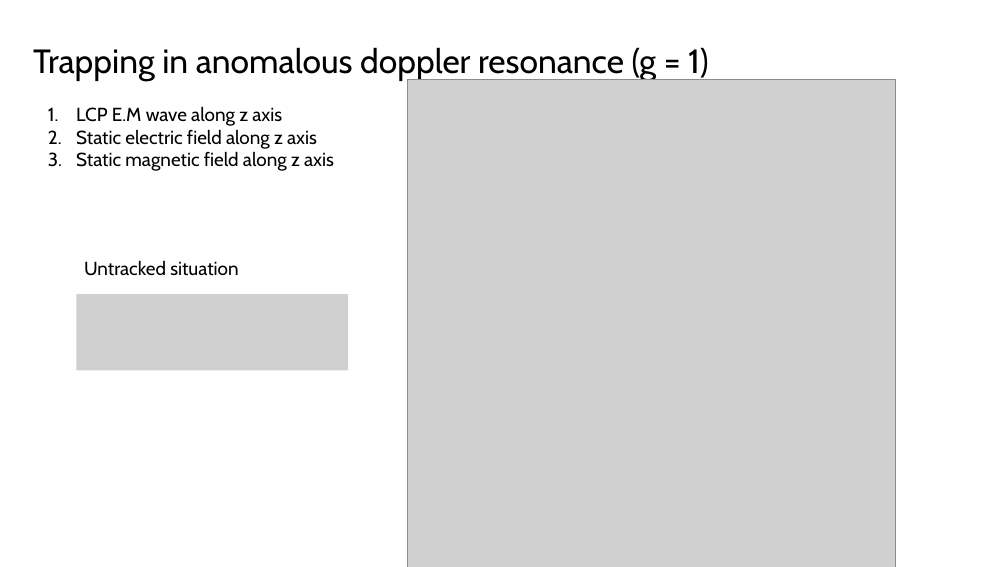
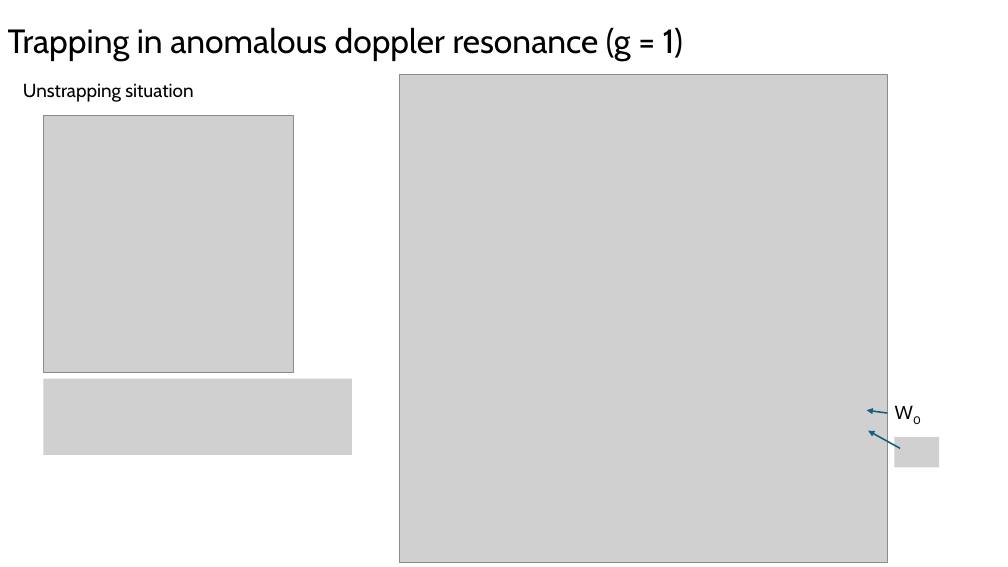
Before and after one commit to USTC-star/computer_share, a slide deck: slide 4 of paper modification/papers/Trapping analysis of a magnetic electron.pptx. Drawn at 1008x567 pixels with LibreOffice and Linux fonts; fonts in the diff are those of the drawing; grey boxes stand for pictures. Boxes give left, top, right and bottom in pixels: in the first picture for what was removed or moved away, otherwise in the second. Text is boxed around its words. In the diff, an @@ line names an element or a change of style, - is before the commit and + after.

```diff
--- a/paper modification/papers/Trapping analysis of a magnetic electron.pptx
+++ b/paper modification/papers/Trapping analysis of a magnetic electron.pptx
@@ title "Trapping in anomalous doppler resonance ..." moved from (x1=33, y1=47, x2=708, y2=81) to (x1=8, y1=27, x2=683, y2=61) @@
@@ text at (x1=23, y1=83, x2=193, y2=102): text changed @@
-Untracked situation
+Unstrapping situation
@@ picture moved from (x1=407, y1=79, x2=895, y2=567) to (x1=399, y1=75, x2=887, y2=563) @@
@@ picture added at (x1=43, y1=116, x2=293, y2=373) @@
@@ text removed at (x1=76, y1=106, x2=334, y2=171) @@
-1. LCP E.M wave along z axis
-2. Static electric field along z axis
-3. Static magnetic field along z axis
@@ picture removed at (x1=76, y1=294, x2=349, y2=371) @@
@@ picture added at (x1=43, y1=379, x2=352, y2=455) @@
@@ group added at (x1=867, y1=397, x2=939, y2=467): 2 arrows, 1 text, 1 picture @@
+W0
```
Also in this commit, not shown: 2 other slides changed, 3 slides added, 1 other file.
